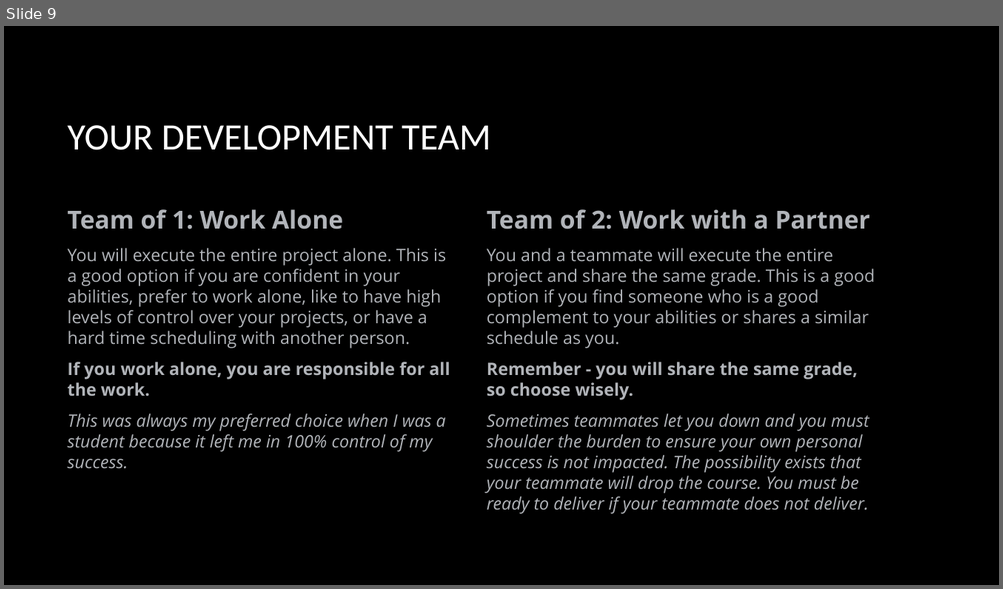
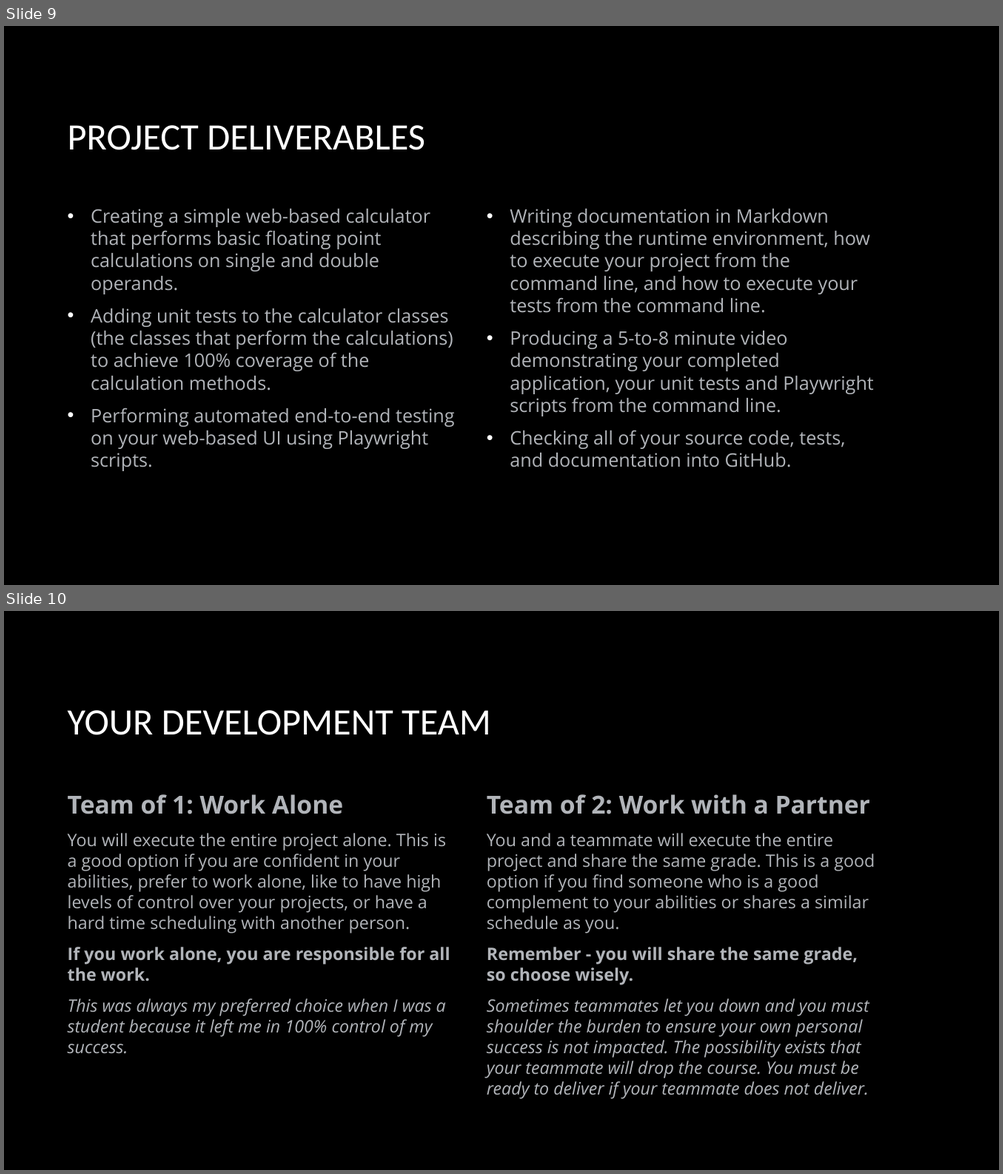
Before and after one commit to jeff-adkisson/swe-3643-spring-2024, a slide deck: project/presentation.pptx. Shown one above the other, each under a label of ours: slide 9 before the commit, slides 9 and 10 after it. The pictures are 1003x589 and 1003x1174 pixels, drawn with LibreOffice and Linux fonts; fonts in the diff are those of the drawing; background and template pictures are left out. Boxes give left, top, right and bottom in pixels: in the first picture for what was removed or moved away, otherwise in the second. Text is boxed around its words. In the diff, an @@ line names an element or a change of style, - is before the commit and + after.

```diff
--- a/project/presentation.pptx
+++ b/project/presentation.pptx
@@ slide 9 added at (4, 26, 999, 585), background picture (left out) @@
@@ title added at (68, 125, 425, 150), 36 pt, text #FFFFFF @@
+PROJECT DELIVERABLES
@@ text added at (91, 209, 455, 471), 18 pt, text #B1B4B9 @@
+• Creating a simple web-based calculator that performs basic floating point calculations on single and double operands.
+• Adding unit tests to the calculator classes (the classes that perform the calculations) to achieve 100% coverage of the calculation methods.
+• Performing automated end-to-end testing on your web-based UI using Playwright scripts.
@@ text added at (509, 209, 874, 468), 18 pt, text #B1B4B9 @@
+• Writing documentation in Markdown describing the runtime environment, how to execute your project from the command line, and how to execute your tests from the command line.
+• Producing a 5-to-8 minute video demonstrating your completed application, your unit tests and Playwright scripts from the command line.
+• Checking all of your source code, tests, and documentation into GitHub.
@@ what was slide 9 is now slide 10 @@
```
Also in this commit, not shown: 3 slides changed, 2 other files.
